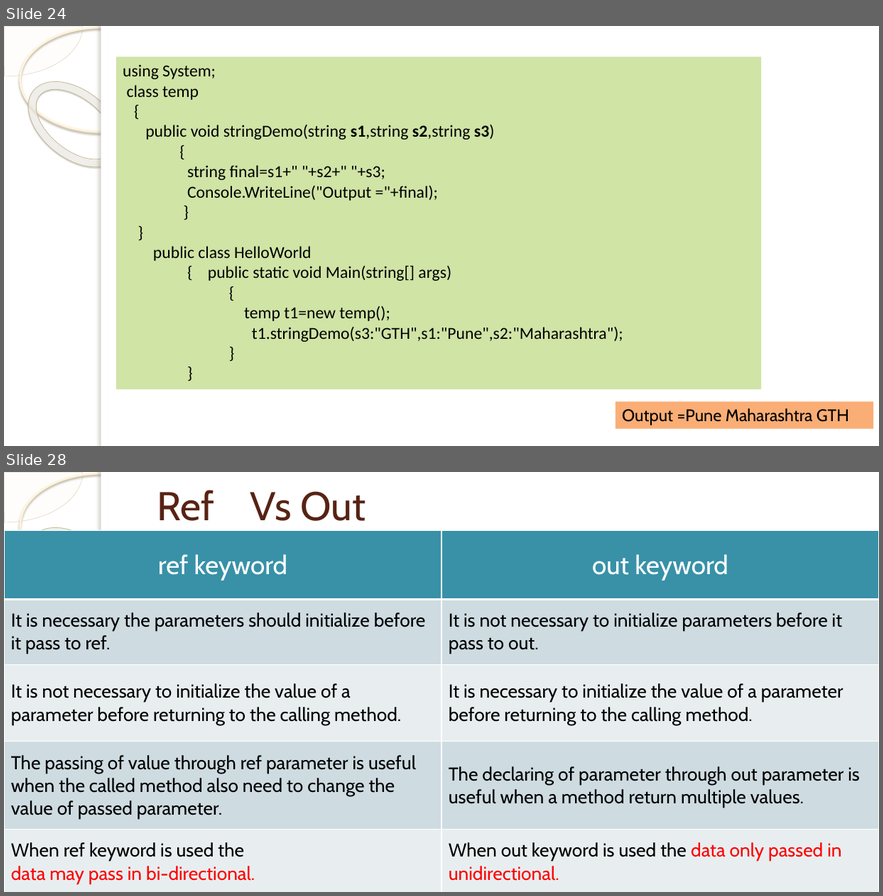
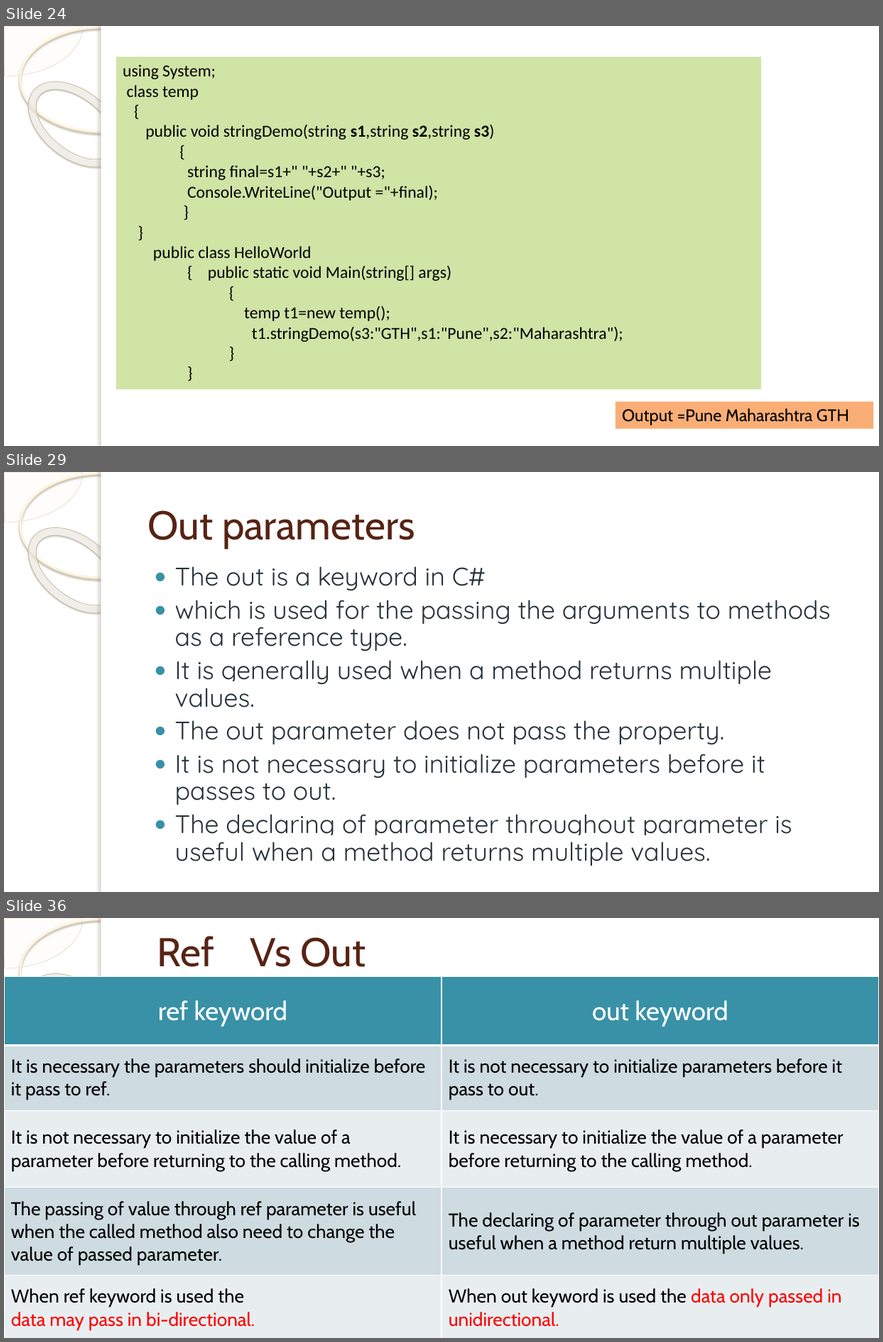
Before and after one commit to pravin9696/TypesOfParametersDemo210524, a slide deck: PPT/C# Class structure and objects.pptx. Shown one above the other, each under a label of ours: slides 24 and 28 before the commit, slides 24, 29 and 36 after it; the slides between them are not shown. The pictures are 883x896 and 883x1342 pixels, drawn with LibreOffice and Linux fonts; fonts in the diff are those of the drawing; background and template pictures are left out. Boxes give left, top, right and bottom in pixels: in the first picture for what was removed or moved away, otherwise in the second. Text is boxed around its words. In the diff, an @@ line names an element or a change of style, - is before the commit and + after.

Commit message:
New mofied PPF added new examples added as below
Out parameters
In parameters
Parameter array (Params)
Default Or Optional parameter

```diff
--- a/PPT/C# Class structure and objects.pptx
+++ b/PPT/C# Class structure and objects.pptx
@@ slide 29 added at (4,472,879,892), background picture (left out); not listed: 5 template elements that a slide beside it also shows @@
@@ title added at (148,510,414,549), 43 pt, text #572314 @@
+Out parameters
@@ text added at (175,566,830,866), 27.2 pt, text #273239 @@
+● The out is a keyword in C#
+● which is used for the passing the arguments to methods as a reference type.
+● It is generally used when a method returns multiple values.
+● The out parameter does not pass the property.
+● It is not necessary to initialize parameters before it passes to out.
+● The declaring of parameter throughout parameter is useful when a method returns multiple values.
@@ what was slide 28 is now slide 36 @@
```
Also in this commit, not shown: 5 slides changed, 7 other slides added, 2 other files.
